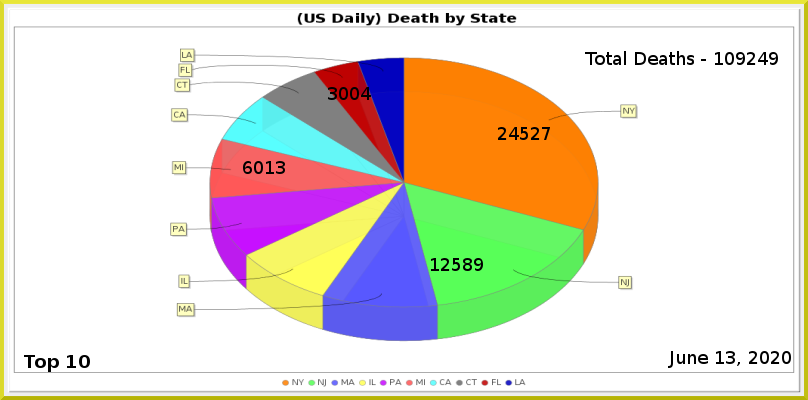
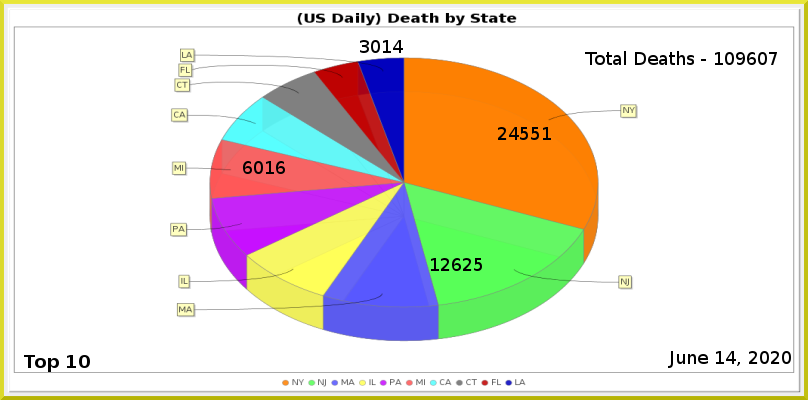
The second (808, 400) image is a revision of the first. Changes to its layers:
painted on "Least" over box(328, 40, 403, 100)
painted on "MI" over box(276, 161, 285, 174)
painted on "NJ" over box(452, 258, 483, 271)
painted on "NY" over box(531, 127, 551, 140)
renamed "Total Deaths - 109249" to "Total Deaths - 109607", painted on it over box(747, 52, 778, 65)
painted on "Current Date" over box(726, 351, 736, 364)
painted on "Death_by_State.png" over box(170, 58, 638, 342)
